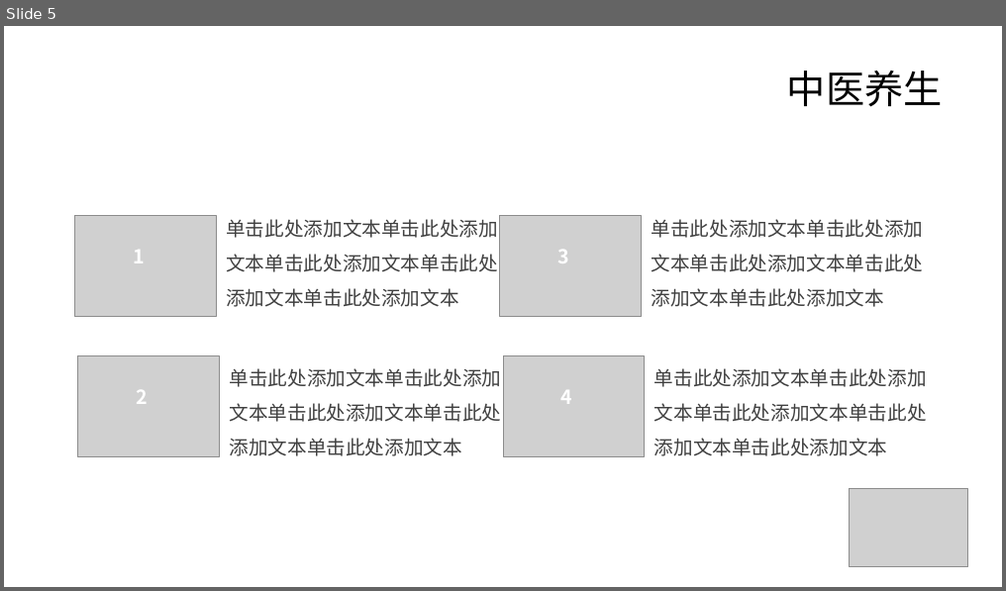
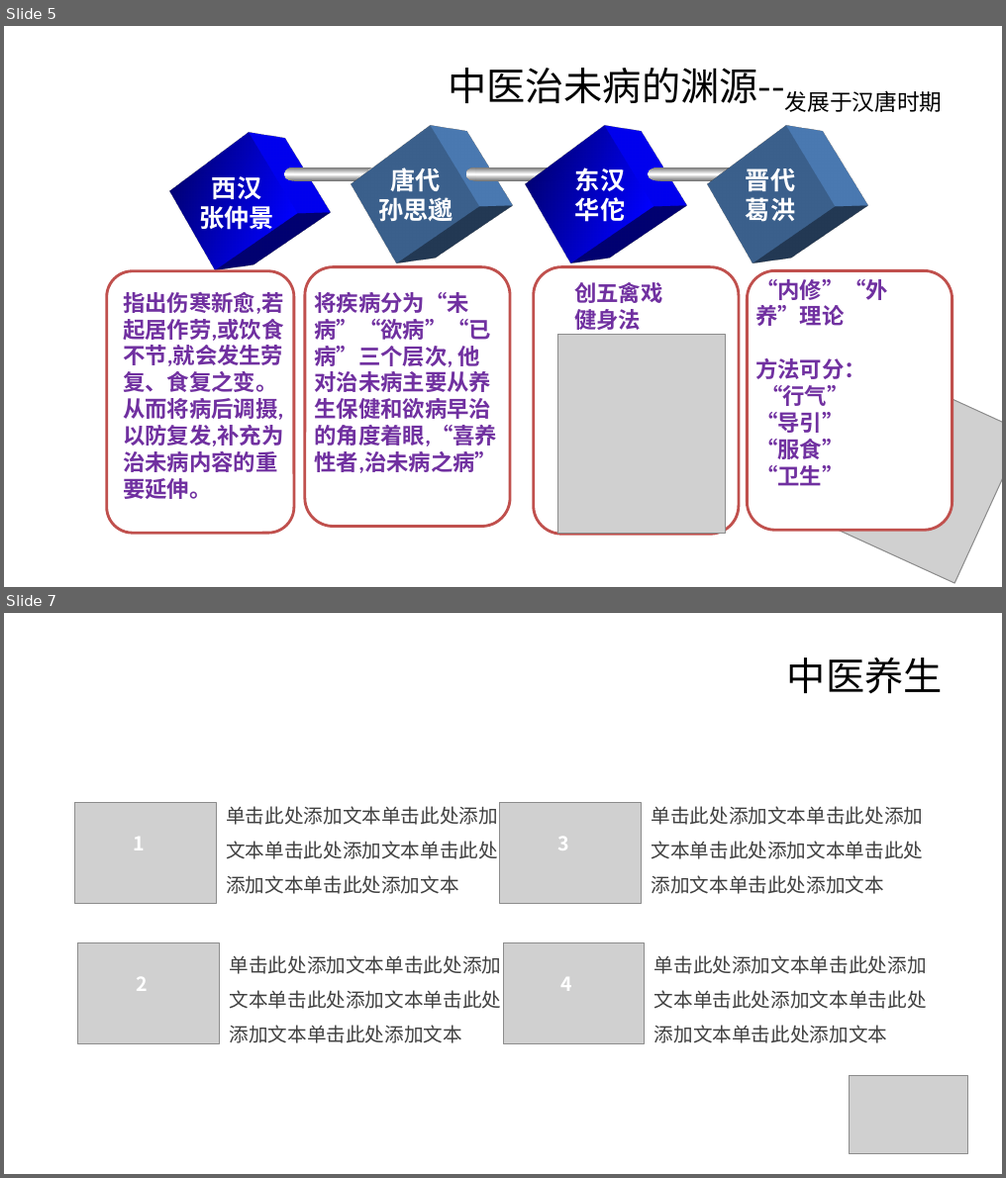
Before and after one commit to sdaulldd/PersonalWork, a slide deck: Document/中国风ppt模板-中医营养.pptx. Shown one above the other, each under a label of ours: slide 5 before the commit, slides 5 and 7 after it; the slides between them are not shown. The pictures are 1006x591 and 1006x1178 pixels, drawn with LibreOffice and Linux fonts; fonts in the diff are those of the drawing; grey boxes stand for pictures; background and template pictures are left out. Boxes give left, top, right and bottom in pixels: in the first picture for what was removed or moved away, otherwise in the second. Text is boxed around its words. In the diff, an @@ line names an element or a change of style, - is before the commit and + after.

```diff
--- a/Document/中国风ppt模板-中医营养.pptx
+++ b/Document/中国风ppt模板-中医营养.pptx
@@ slide 5 added at (4, 26, 1002, 587), background picture (left out) @@
@@ title added at (448, 68, 943, 112), 28 pt, text #000000 @@
+中医治未病的渊源--发展于汉唐时期
@@ group added at (161, 126, 840, 271): 9 ellipses, 7 rectangles @@
@@ text added at (199, 172, 274, 233), 18 pt, text #FFFFFF, bold @@
+西汉
+张仲景
@@ text added at (378, 168, 453, 221), 18 pt, text #FFFFFF, bold @@
+唐代
+孙思邈
@@ text added at (575, 164, 625, 222), 18 pt, text #FFFFFF, bold @@
+东汉
+华佗
@@ text added at (746, 169, 795, 222), 18 pt, text #FFFFFF, bold @@
+晋代
+葛洪
@@ rounded rectangle added at (107, 272, 294, 533), fill #FFFFFF, outline #C0504D 2 pt @@
@@ text added at (123, 292, 283, 499), 16 pt, text #7030A0, bold @@
+指出伤寒新愈,若起居作劳,或饮食不节,就会发生劳复、食复之变。从而将病后调摄,以防复发,补充为治未病内容的重要延伸。
@@ rounded rectangle added at (304, 268, 510, 527), fill #FFFFFF, outline #C0504D 2 pt @@
@@ text added at (315, 292, 497, 473), 16 pt, text #7030A0, bold @@
+将疾病分为“未病”“欲病”“已病”三个层次, 他对治未病主要从养生保健和欲病早治的角度着眼,“喜养性者,治未病之病”
@@ rounded rectangle added at (533, 268, 739, 534), fill #FFFFFF, outline #C0504D 2 pt @@
@@ text added at (574, 282, 662, 330), 16 pt, text #7030A0, bold @@
+创五禽戏
+健身法
@@ rounded rectangle added at (746, 271, 952, 530), fill #FFFFFF, outline #C0504D 2 pt @@
@@ text added at (755, 275, 888, 486), 16 pt, text #7030A0, bold @@
+“内修”“外养”理论
+方法可分：
+“行气”
+“导引”
+“服食”
+“卫生”
@@ picture added at (557, 334, 726, 533) @@
@@ picture added at (786, 356, 1002, 584) @@
@@ what was slide 5 is now slide 7 @@
```
Also in this commit, not shown: 2 slides changed, 3 other slides added, 2 slides removed.
